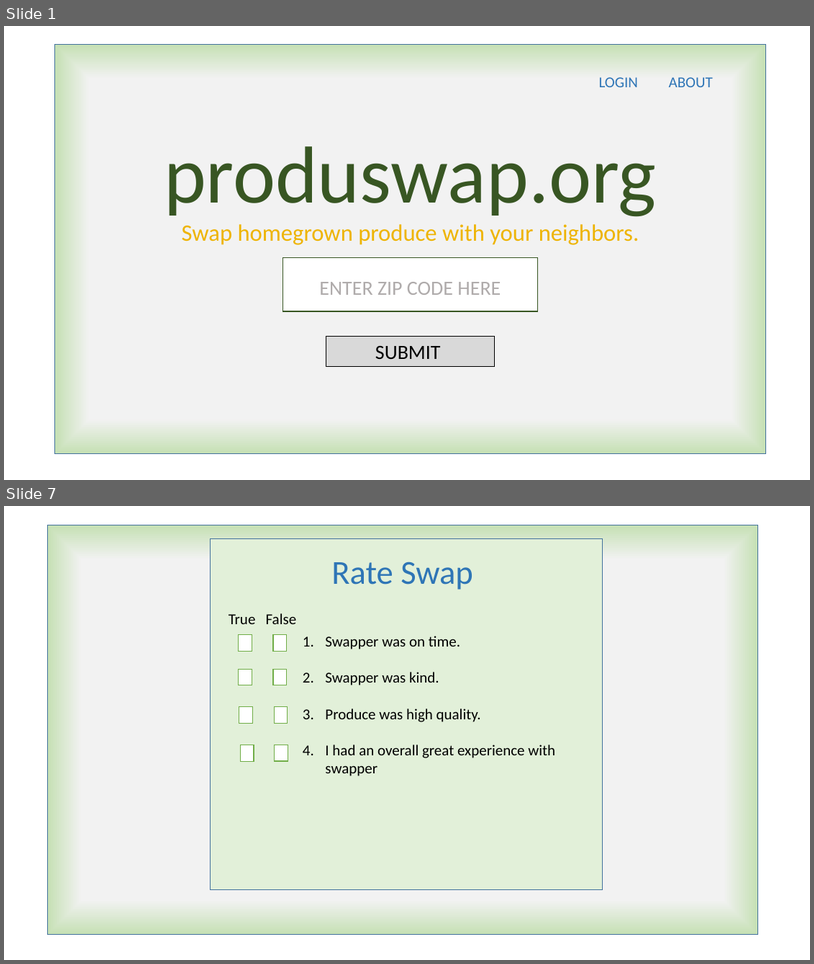
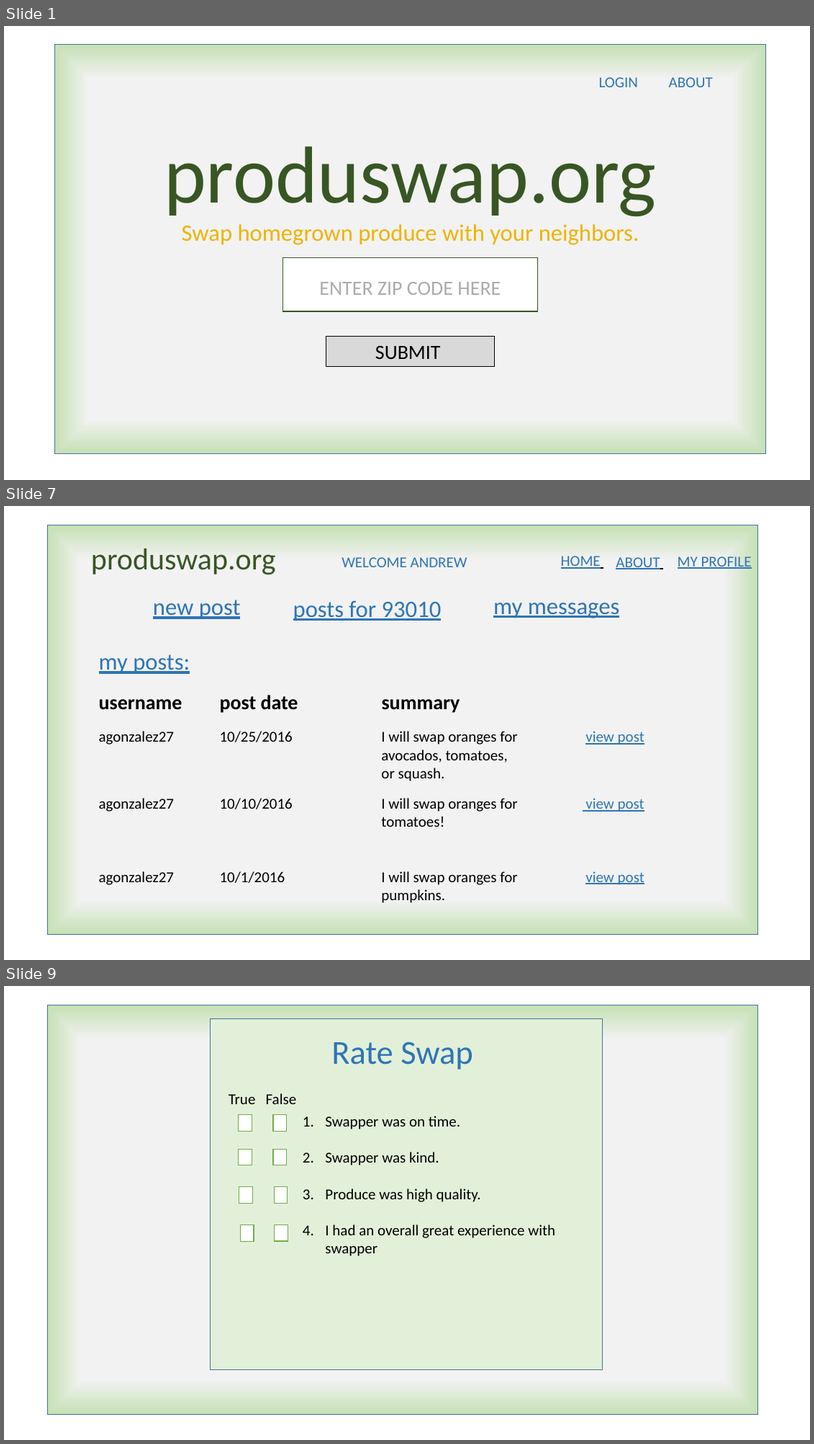
Before and after one commit to agonzalez27/project2_produswap-org, a slide deck: produswap-org.pptx. Shown one above the other, each under a label of ours: slides 1 and 7 before the commit, slides 1, 7 and 9 after it; the slides between them are not shown. The pictures are 814x964 and 814x1444 pixels, drawn with LibreOffice and Linux fonts; fonts in the diff are those of the drawing. Boxes give left, top, right and bottom in pixels: in the first picture for what was removed or moved away, otherwise in the second. Text is boxed around its words. In the diff, an @@ line names an element or a change of style, - is before the commit and + after.

```diff
--- a/produswap-org.pptx
+++ b/produswap-org.pptx
@@ slide 7 added at <box>4,506,810,960</box>, background #FFFFFF @@
@@ rectangle added at <box>47,525,759,934</box>, fill gradient #F2F2F2 to #C5E0B4, outline #43739E 1 pt @@
@@ text added at <box>91,548,276,574</box>, 36 pt, text #385723 @@
+produswap.org
@@ text added at <box>342,557,468,567</box>, 18 pt, text #2E75B6 @@
+WELCOME ANDREW
@@ text added at <box>561,556,601,569</box>, 18 pt, text #2E75B6, underline @@
+HOME
@@ text added at <box>616,557,660,569</box>, 18 pt, text #2E75B6, underline @@
+ABOUT
@@ text added at <box>678,556,752,569</box>, 18 pt, text #2E75B6, underline @@
+MY PROFILE
@@ text added at <box>153,600,241,619</box>, 28 pt, text #2E75B6, underline @@
+new post
@@ text added at <box>293,600,442,621</box>, 28 pt, text #2E75B6, underline @@
+posts for 93010
@@ text added at <box>494,602,620,618</box>, 28 pt, text #2E75B6, underline @@
+my messages
@@ text added at <box>99,654,190,674</box>, 28 pt, text #2E75B6, underline @@
+my posts:
@@ text added at <box>99,695,460,713</box>, 24 pt, text #000000, bold @@
+username post date summary
@@ text added at <box>99,731,517,781</box>, 18 pt, text #000000 @@
+agonzalez27 10/25/2016 I will swap oranges for view post
+avocados, tomatoes,
+or squash.
@@ text added at <box>99,798,645,811</box>, 18 pt, text #000000 @@
+agonzalez27 10/10/2016 I will swap oranges for view post
+tomatoes!
@@ text added at <box>99,871,645,885</box>, 18 pt, text #000000 @@
+agonzalez27 10/1/2016 I will swap oranges for view post
+pumpkins.
@@ what was slide 7 is now slide 9 @@
```
Also in this commit, not shown: 5 slides changed, 3 other slides added, 7 other files.
